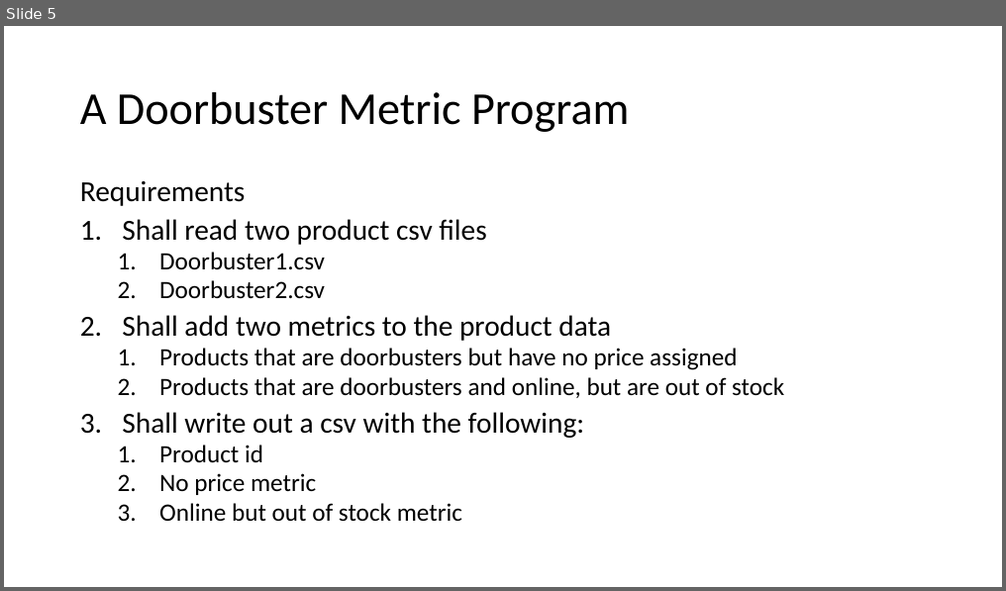
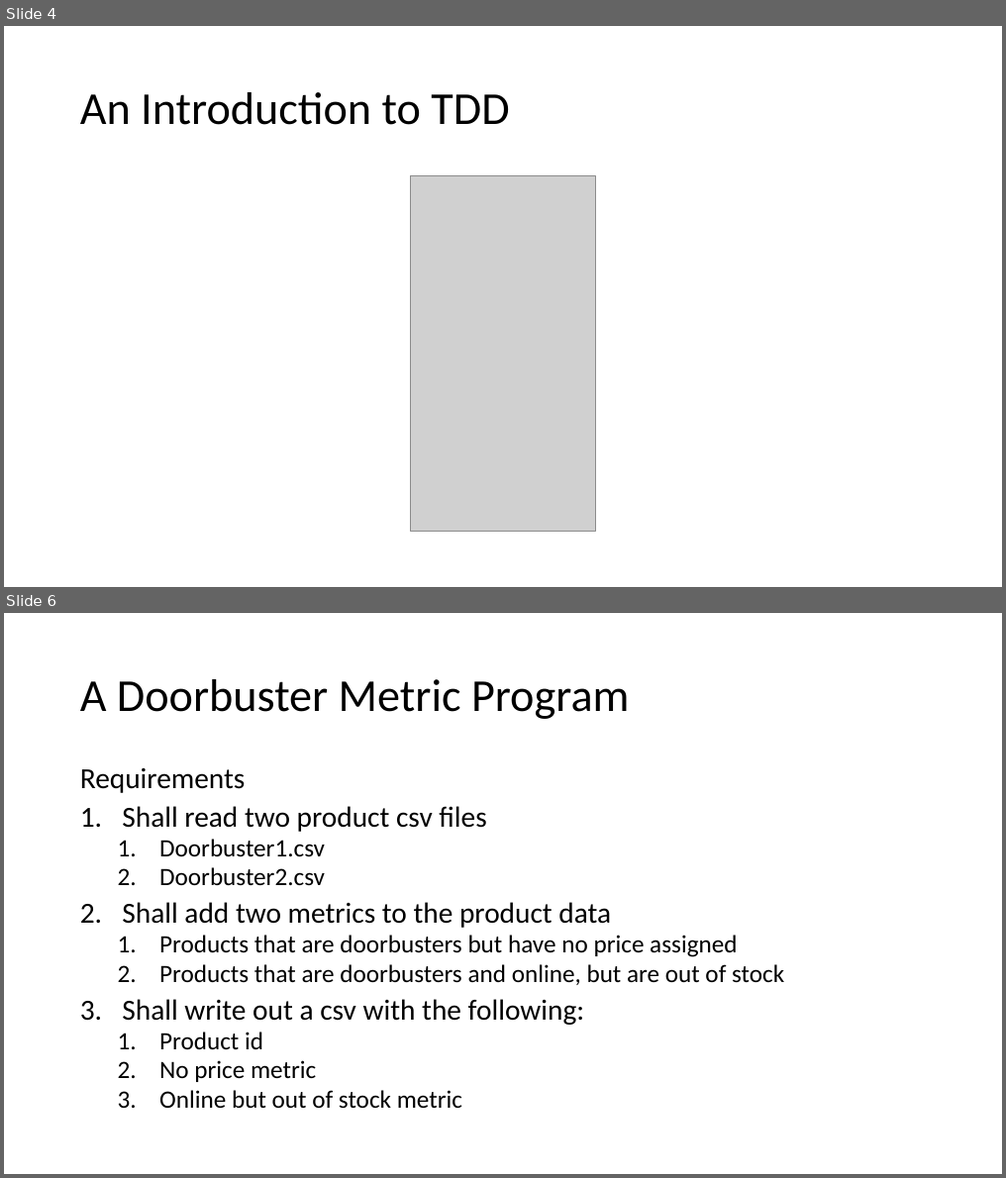
Before and after one commit to donaldsawyer/Demos, a slide deck: tcrug/unit_testing/tcrug_runit_2016_01_21.pptx. Shown one above the other, each under a label of ours: slide 5 before the commit, slides 4 and 6 after it; the slides between them are not shown. The pictures are 1006x591 and 1006x1178 pixels, drawn with LibreOffice and Linux fonts; fonts in the diff are those of the drawing; grey boxes stand for pictures. Boxes give left, top, right and bottom in pixels: in the first picture for what was removed or moved away, otherwise in the second. Text is boxed around its words. In the diff, an @@ line names an element or a change of style, - is before the commit and + after.

```diff
--- a/tcrug/unit_testing/tcrug_runit_2016_01_21.pptx
+++ b/tcrug/unit_testing/tcrug_runit_2016_01_21.pptx
@@ slide 4 added at box(4, 26, 1002, 587), background #FFFFFF @@
@@ title added at box(80, 92, 509, 125), 44 pt, text #000000 @@
+An Introduction to TDD
@@ picture added at box(411, 175, 595, 532) @@
@@ what was slide 5 is now slide 6 @@
```
Also in this commit, not shown: 5 slides changed, 2 other slides added, 6 other files.
